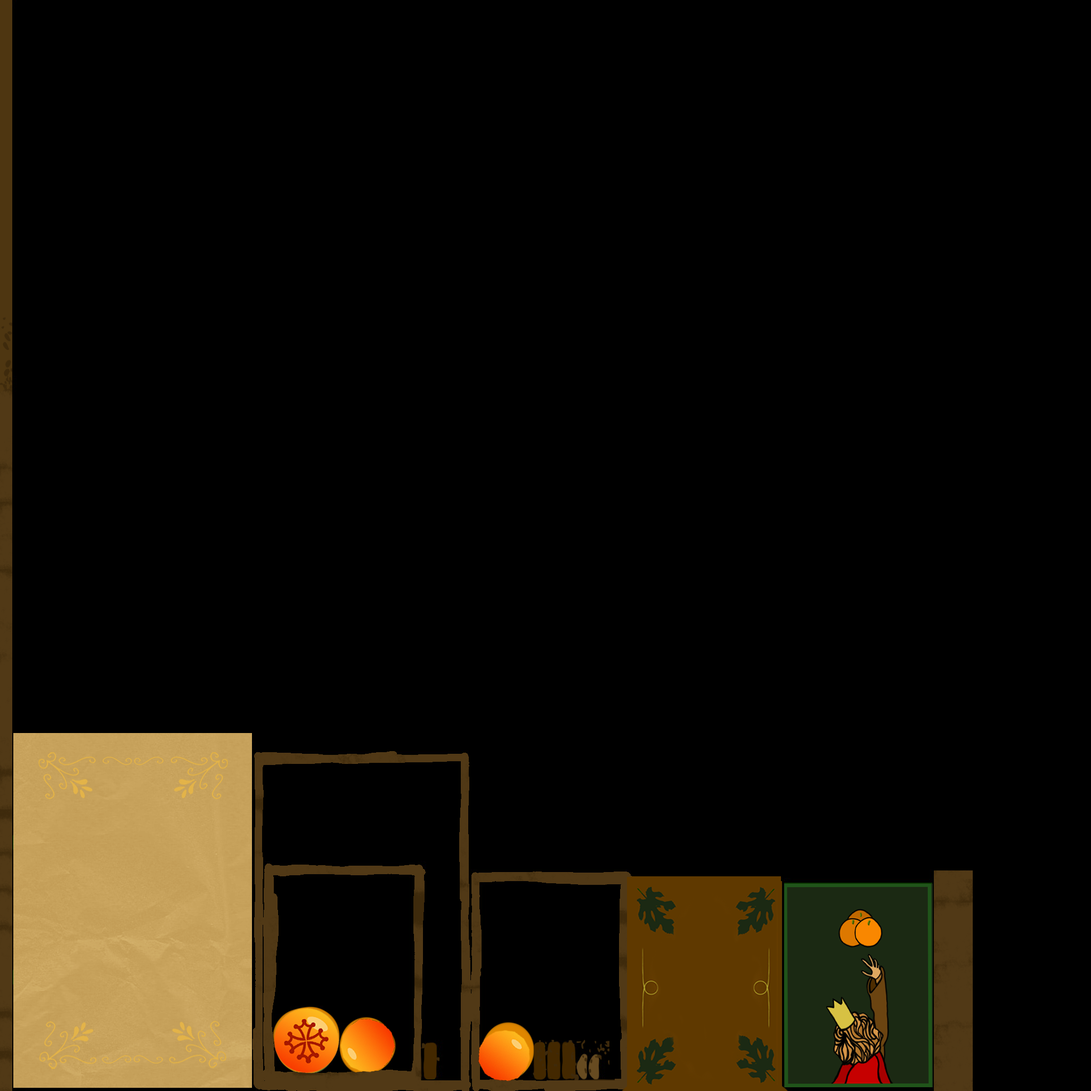
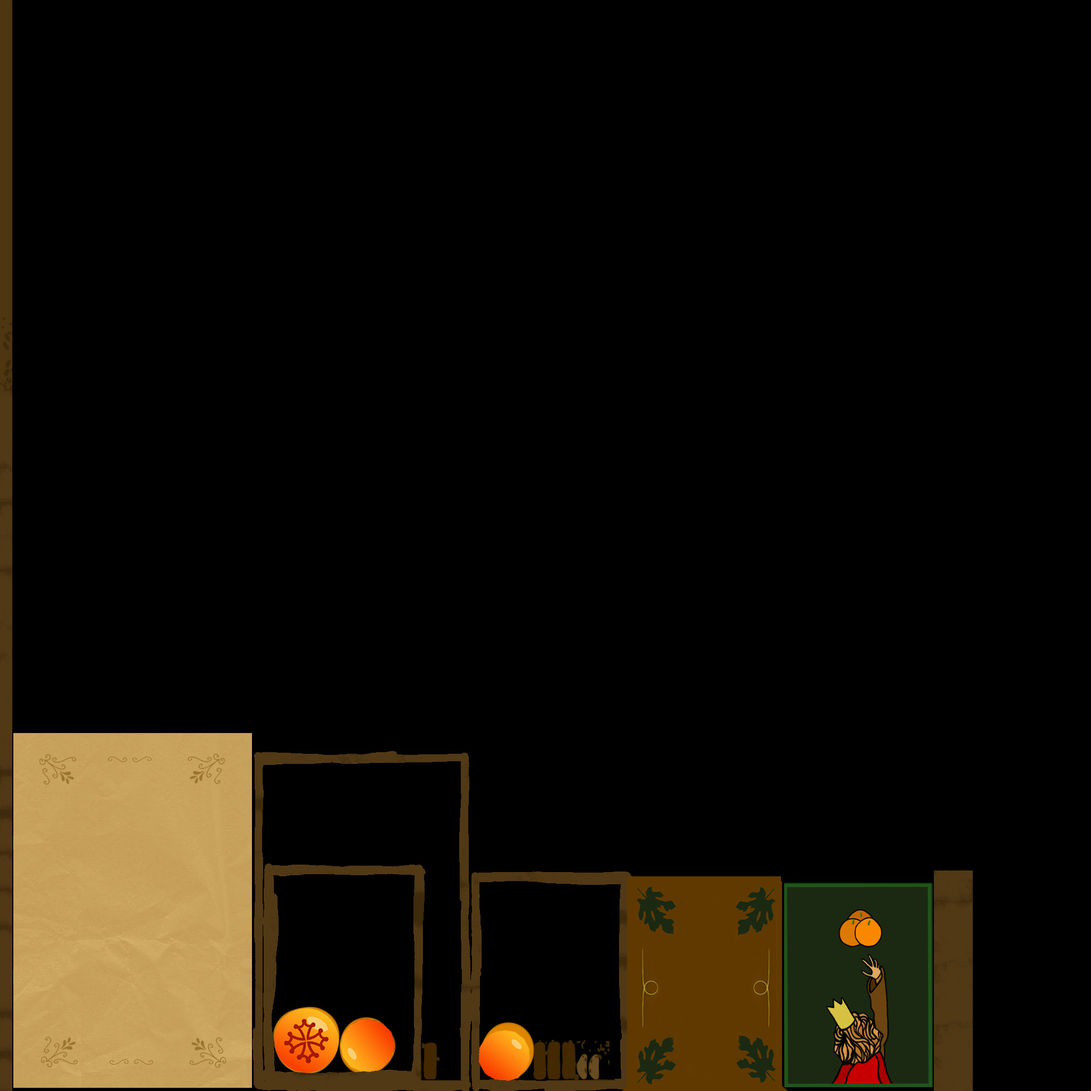
Before/after of a 1091 x 1091 layered artwork. What changed in the layer stack:
added layer "Calque 11" above "Calque 10" over [39, 754, 225, 786]
added layer "Calque 10" above "Luminosité/Contraste 3" over [41, 1036, 227, 1069]
hid "Luminosité/Contraste 3" (2nd of 2) over [38, 752, 229, 1070]
